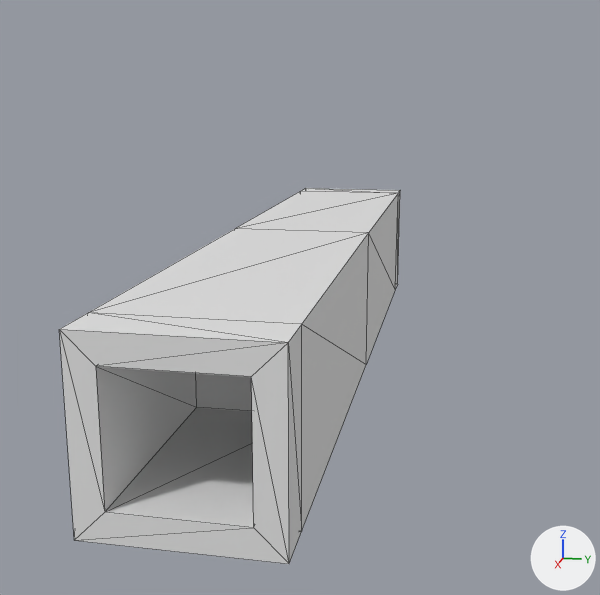
The glTF model assets/log.glb as it was, and as the next commit left it.
Camera for both pictures: a 50 mm lens placed at (5.55, 1.1, 1.3), pointed at (0.0, -0.01, -0.08). Arrows for +X, +Y and +Z are at lower right; the lights stay in place. Mesh edges are drawn as thin lines. Where no turn or scale is listed for an object, it has been applied to the vertices. Vertices at the same position are counted once.

In view in the first picture: 'sm_log'.
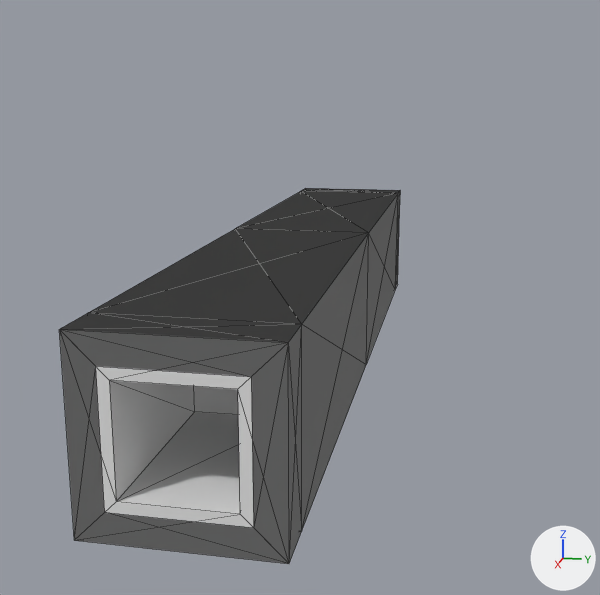
The newer file is also rescaled (x1.681), turned or shifted as a whole; pictures and numbers use the older file's frame.

Changed parts and their boxes [x1, y1, x2, y2] in the pictures (600 x 595 px):
part 1 of me_cube_023, built on
    before: [59, 329, 289, 564]
    after: [59, 188, 400, 564]

What changed in the scene script:
```text
Change me_cube_023:
    used by ob_sm_log; location = (0.0, 0.0, -0.08)
    remove me_cube_023.from_pydata(...)  # 36 vertices, 68 faces; spans x -2.6..2.6, y -0.47..0.47, z -0.47..0.47
    add me_cube_023.from_pydata(...)  # 52 vertices, 136 faces; spans x -2.6..2.6, y -0.47..0.47, z -0.47..0.47
    me_cube_023 part 1
    18 faces are deleted
    8 vertices are added at x -2.6..1.57, y -0.27..0.27, z -0.27..0.27
    8 new vertices lie (1.03, 0.0, 0.0) away from vertices in x -2.6..1.57, y -0.27..0.27, z -0.27..0.27
    86 new faces join them
```
